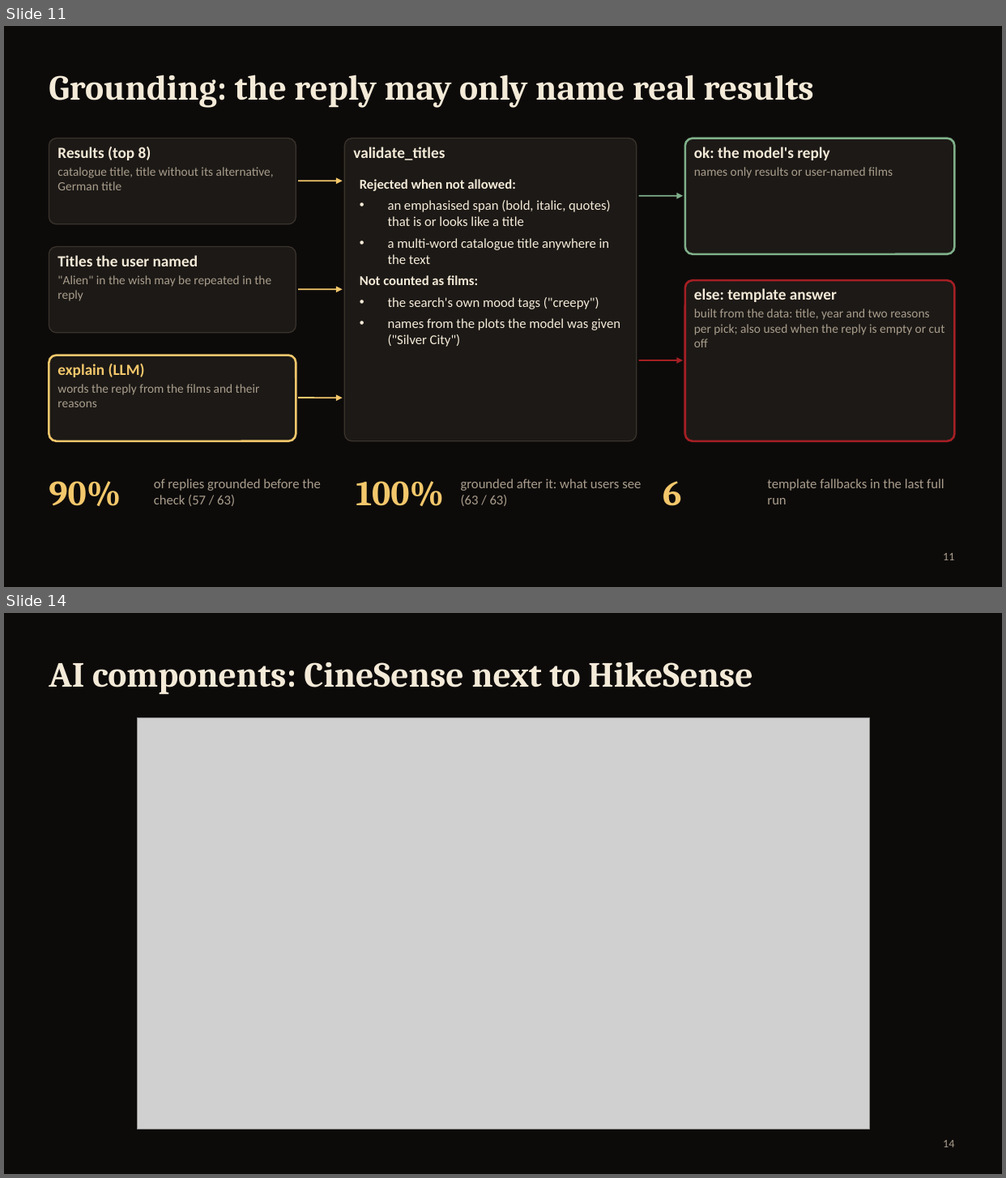
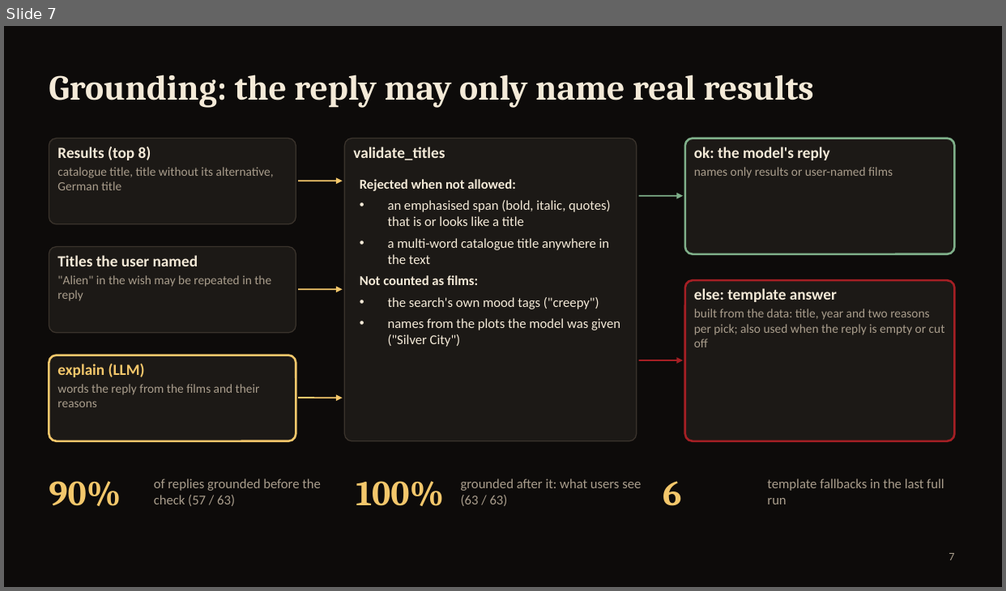
Before and after one commit to aliebing/cinesense, a slide deck: docs/presentation/CineSense-review.pptx. Shown one above the other, each under a label of ours: slides 11 and 14 before the commit, slide 7 after it; the slides between them are not shown. The pictures are 1006x1178 and 1006x591 pixels, drawn with LibreOffice and Linux fonts; fonts in the diff are those of the drawing; grey boxes stand for pictures. Boxes give left, top, right and bottom in pixels: in the first picture for what was removed or moved away, otherwise in the second. Text is boxed around its words. In the diff, an @@ line names an element or a change of style, - is before the commit and + after.

```diff
--- a/docs/presentation/CineSense-review.pptx
+++ b/docs/presentation/CineSense-review.pptx
@@ slide 14 removed at bbox=[4, 613, 1002, 1174], background #0D0B0A @@
@@ title removed at bbox=[49, 662, 752, 695] @@
-AI components: CineSense next to HikeSense
@@ picture removed at bbox=[138, 717, 869, 1130] @@
@@ page number removed at bbox=[943, 1140, 954, 1148] @@
-14
@@ what was slide 11 is now slide 7 @@
@@ page number at bbox=[948, 553, 954, 561]: text changed @@
-11
+7
```
Also in this commit, not shown: 5 slides changed, 1 slide added, 7 other slides removed, 2 other files.
